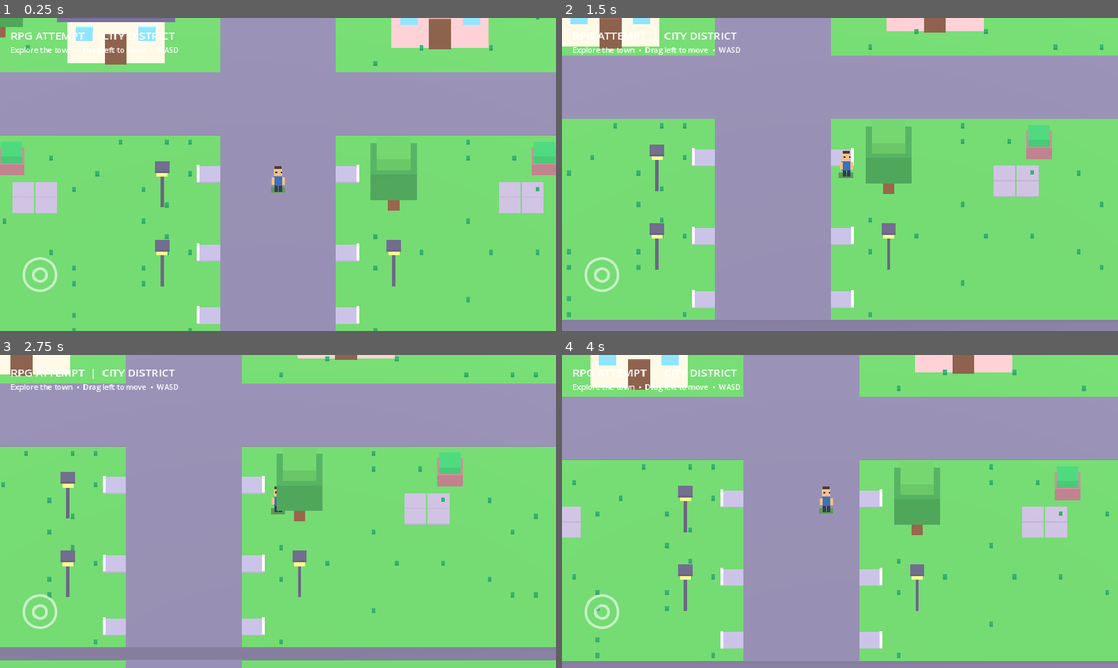
Above: before the commit, frames 1-4 (two rows, left to right).
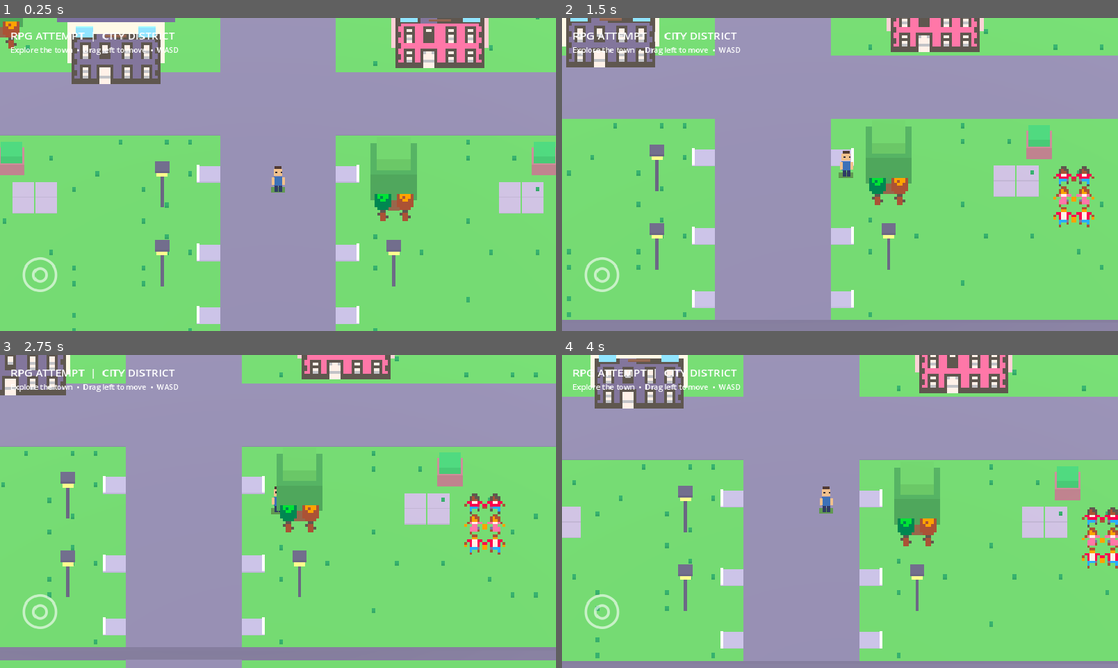
Above: after the commit, the same moments.

Repository: LifemaxRPG/Rpg--attempt
Game: Godot game, scene res://scenes/main.tscn
Same seed, same stepped clock (60 frames per second), same inputs: the game is played once before the commit and once after it.
Inputs (mouse positions are in pixels of both pictures, inside the frame that each line leads up to):
- Up to frame 1 (0.25 s): no input
- Up to frame 2 (1.5 s): move the mouse to (962, 158) at 0.52 s; hold D 0.53-1.25 s; click (962, 158) at 0.67 s; drag from (728, 190) to (812, 237) at 1.27 s
- Up to frame 3 (2.75 s): move the mouse to (333, 442) at 2.02 s; hold D from 2.03 s (still down)
- Up to frame 4 (4 s): release D at 2.75 s; tap Enter at 2.75 s; drag from (812, 574) to (673, 464) at 2.77 s; move the mouse to (1006, 558) at 3.52 s; hold A from 3.53 s (still down)

The runs differ from the first frame. In frame 1, 5.3% of the frame differs, in the area x 0-88%, y 0-65%; in frame 2, 5.0%; in frame 3, 3.6%; in frame 4, 5.2%.

Commit message:
Render real Kenney city PNG sprites on town facades trees and decorations

Diff:
--- a/scripts/world.gd
+++ b/scripts/world.gd
@@ -18,6 +18,7 @@
 var elapsed := 0.0
 var obstacles: Array[Rect2] = []
 var rng := RandomNumberGenerator.new()
+var city_atlas: Texture2D = preload("res://assets/kenney/city_atlas.png")
 
 func _ready() -> void:
 	rng.seed = 20261101
@@ -44,6 +45,22 @@
 	mesh_instance.position = position
 	parent.add_child(mesh_instance)
 	return mesh_instance
+
+func _atlas_sprite(parent: Node3D, label: String, region: Rect2, position: Vector3, pixel_size := 0.1) -> Sprite3D:
+	var texture := AtlasTexture.new()
+	texture.atlas = city_atlas
+	texture.region = region
+	var sprite := Sprite3D.new()
+	sprite.name = label
+	sprite.texture = texture
+	sprite.pixel_size = pixel_size
+	sprite.texture_filter = BaseMaterial3D.TEXTURE_FILTER_NEAREST
+	sprite.shaded = false
+	sprite.billboard = BaseMaterial3D.BILLBOARD_ENABLED
+	sprite.alpha_cut = SpriteBase3D.ALPHA_CUT_DISCARD
+	sprite.position = position
+	parent.add_child(sprite)
+	return sprite
 
 func _build_world() -> void:
 	_cube(self, "Grass", Vector3(0, -0.15, 0), Vector3(36, 0.3, 36), Color("#5aaf58"))
@@ -96,6 +113,8 @@
 	for x in [-11.5, 11.5]:
 		_cube(self, "Planter", Vector3(x, 0.34, 3.5), Vector3(1.1, 0.65, 1.1), Color("#a46e78"))
 		_cube(self, "PlanterLeaves", Vector3(x, 0.82, 3.5), Vector3(0.94, 0.48, 0.94), Color("#39ad62"))
+	for x in [-13, 13]:
+		_atlas_sprite(self, "KenneyTownDecoration", Rect2(160, 88, 16, 24), Vector3(x, 1.45, 8), 0.11)
 	for z in [-15, 15]:
 		_cube(self, "TownBoundary", Vector3(0, 0.3, z), Vector3(35, 0.6, 0.2), Color("#68627d"))
 
@@ -104,6 +123,8 @@
 	house.position = at
 	add_child(house)
 	_cube(house, "Walls", Vector3(0, 1.4, 0), Vector3(4.2, 2.8, 3.8), wall)
+	var facade_x := 0.0 if at.x < 0.0 else 40.0
+	_atlas_sprite(house, "KenneyCityFacade", Rect2(facade_x, 56, 32, 32), Vector3(0, 1.55, 2.07), 0.12)
 	_cube(house, "Roof", Vector3(0, 3.05, 0), Vector3(5.1, 0.65, 4.5), roof)
 	_cube(house, "Door", Vector3(0, 0.85, 1.94), Vector3(0.95, 1.7, 0.12), Color("#78513e"))
 	for x in [-1.35, 1.35]:
@@ -117,6 +138,7 @@
 	_cube(tree, "Trunk", Vector3(0, 0.75, 0), Vector3(0.5, 1.5, 0.5), Color("#80543b"))
 	_cube(tree, "CanopyLow", Vector3(0, 2.05, 0), Vector3(2.0, 1.5, 2.0), Color("#3f8e4b"))
 	_cube(tree, "CanopyTop", Vector3(0, 3.0, 0), Vector3(1.45, 0.85, 1.45), Color("#58ab55"))
+	_atlas_sprite(tree, "KenneyCityTree", Rect2(176, 88, 16, 24), Vector3(0, 1.75, 0.9), 0.12)
 	obstacles.append(Rect2(Vector2(at.x - 0.55, at.z - 0.55), Vector2(1.1, 1.1)))
 
 func _build_player() -> void:
